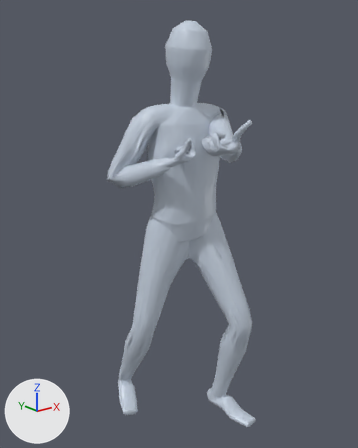
A saved change to the glTF model app/assets/anims/Base/spear_attack_2.glb.
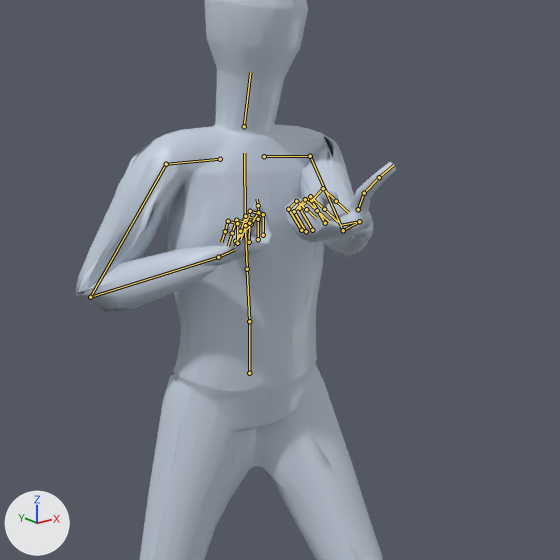
Old and new are each drawn whole from a camera (50 mm lens) standing at (-1.281, -1.627, 1.551) and looking at (-0.077, -0.122, 0.949) and again close up on the part from 20% to 91% of the width and 10% to 67% of the height. Lighting does not change. The marker at lower left points along +X, +Y and +Z. The first two pictures are the older version. Both versions are drawn at frame 8 of the action 'Animation'; the numbers are the values there. The bones that change, and the others that lie on the model, are drawn over the model as lines in the close-ups.

The first close-up shows 'Body_human_male'.
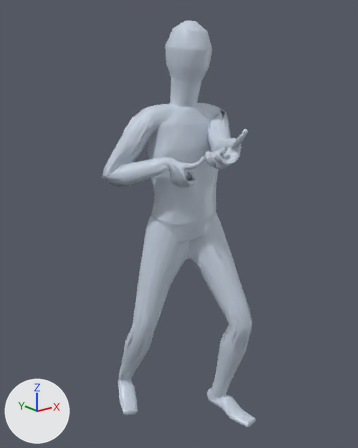
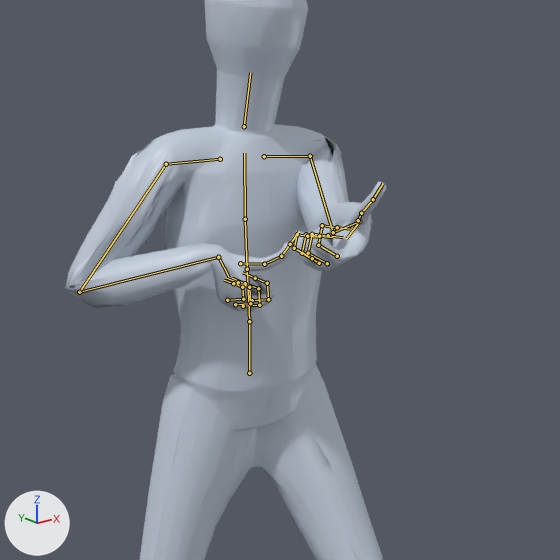
The change in detail:
Bone 'mixamorig:LeftArm' (bone_mixamorig_leftarm) turns from (-43, -65, -69) to (-71, -71, -43) degrees about its own x, y and z.
Bone 'mixamorig:LeftHand' (bone_mixamorig_lefthand) turns from (-95, -39, 93) to (-50, -36, 85) degrees about its own x, y and z.
Bone 'mixamorig:RightArm' (bone_mixamorig_rightarm) turns from (-65, -16, 17) to (-59, -17, 20) degrees about its own x, y and z.
Bone 'mixamorig:RightHand' (bone_mixamorig_righthand) turns from (-119, 20, -101) to (-43, 26, -103) degrees about its own x, y and z.

Location of each change, [x1, y1, x2, y2] in pixels of the close-ups (560 x 560 px):
'Body_human_male', posed
    before: [76, 0, 396, 560]
    after: [65, 0, 387, 560]
bone 'mixamorig:LeftArm', root to tip
    before: (310, 156) to (343, 230)
    after: (310, 156) to (333, 232)
bone 'mixamorig:LeftHand', root to tip
    before: (359, 221) to (341, 225)
    after: (359, 221) to (346, 238)
bone 'mixamorig:RightArm', root to tip
    before: (166, 164) to (90, 297)
    after: (166, 164) to (79, 292)
bone 'mixamorig:RightHand', root to tip
    before: (218, 257) to (235, 249)
    after: (218, 257) to (229, 277)
